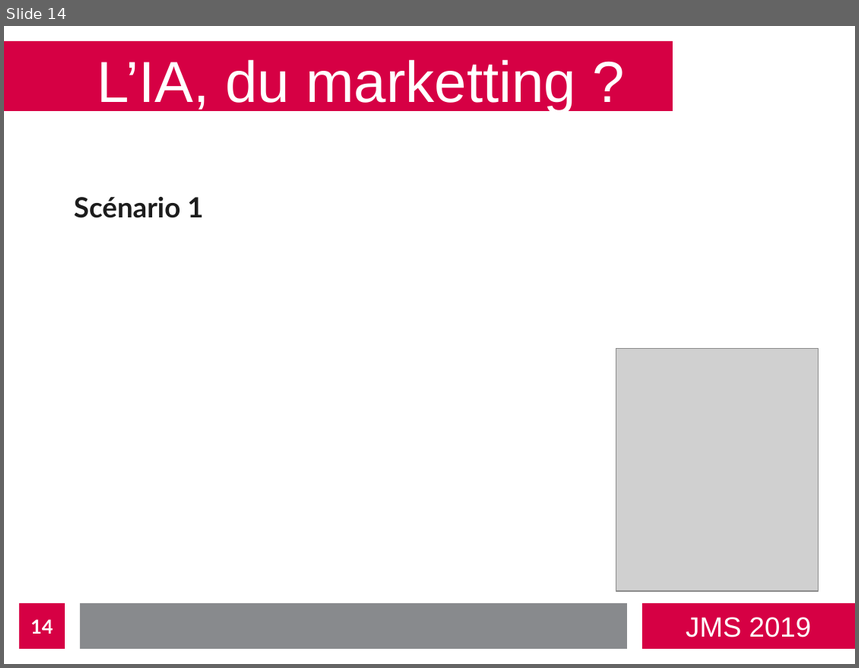
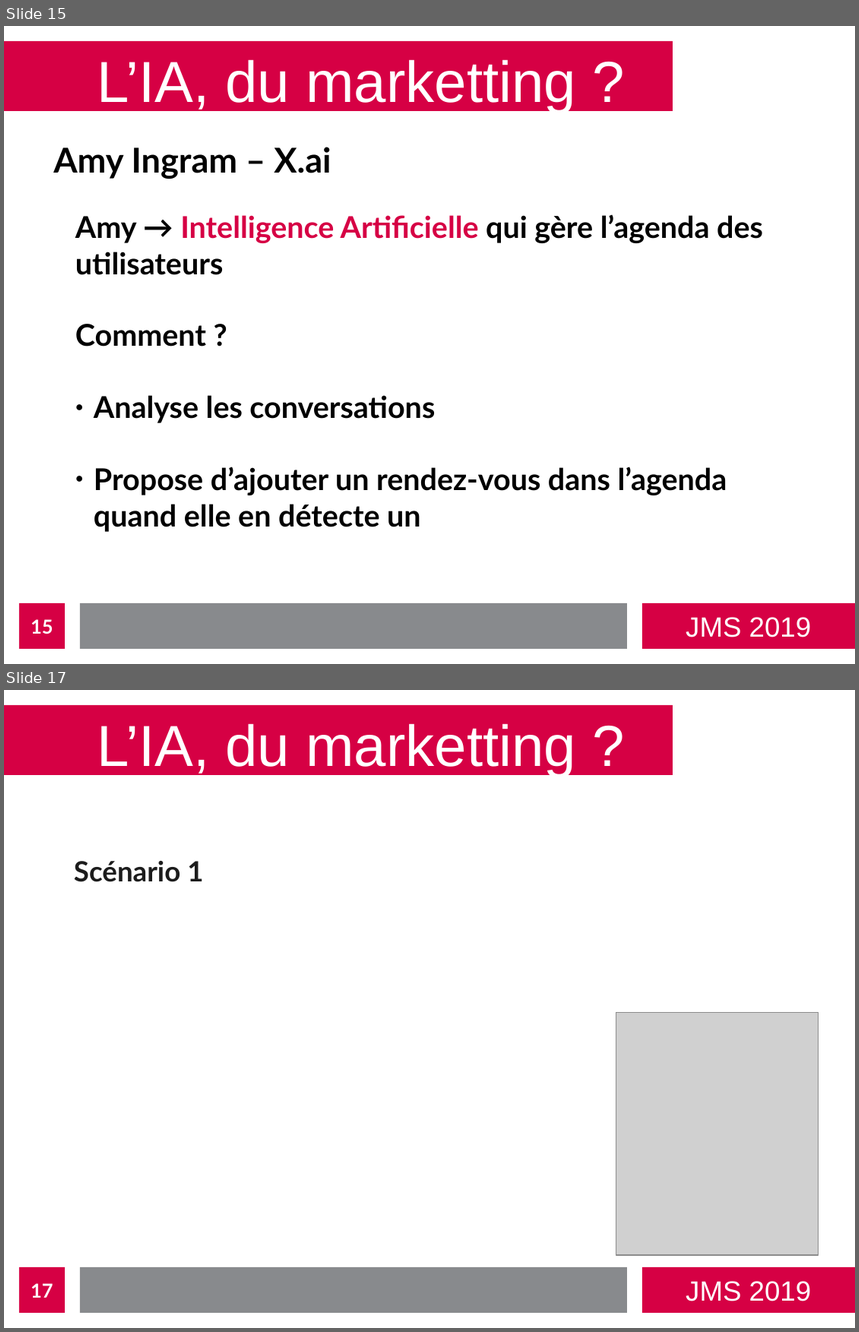
Before and after one commit to bastienvanderplaetse/JMS-2019, a slide deck: presentation.odp. Shown one above the other, each under a label of ours: slide 14 before the commit, slides 15 and 17 after it; the slides between them are not shown. The pictures are 859x668 and 859x1332 pixels, drawn with LibreOffice and Linux fonts; fonts in the diff are those of the drawing; grey boxes stand for pictures. Boxes give left, top, right and bottom in pixels: in the first picture for what was removed or moved away, otherwise in the second. Text is boxed around its words. In the diff, an @@ line names an element or a change of style, - is before the commit and + after.

Commit message:
Marketting ex1

```diff
--- a/presentation.odp
+++ b/presentation.odp
@@ slide 15 added at [4, 26, 855, 664], background #FFFFFF; not listed: 4 template elements that a slide beside it also shows @@
@@ title added at [97, 59, 576, 113], 54 pt, text #FFFFFF @@
+L’IA, du marketting ?
@@ text added at [53, 147, 331, 179], 32 pt, text #000000, bold @@
+Amy Ingram – X.ai
@@ text added at [75, 214, 763, 532], 28 pt, text #000000, bold @@
+Amy → Intelligence Artificielle qui gère l’agenda des utilisateurs
+Comment ?
+● Analyse les conversations
+● Propose d’ajouter un rendez-vous dans l’agenda quand elle en détecte un
@@ page number added at [19, 604, 65, 649], fill #D60044, 18 pt, text #FFFFFF, bold @@
+15
@@ what was slide 14 is now slide 17 @@
@@ page number at [31, 1284, 53, 1298]: text changed @@
-14
+17
```
Also in this commit, not shown: 13 slides changed, 3 other slides added, 2 other files.
